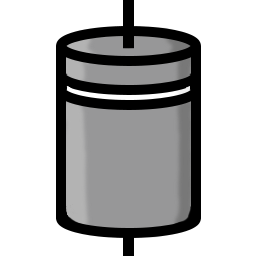
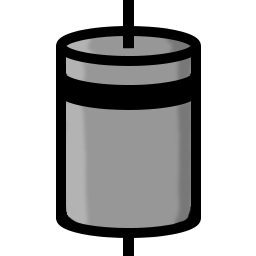
Revision of a layered 256 × 256 image; what changed, layer by layer:
painted on "Rectangle 1" over left=66, top=85, right=191, bottom=100
